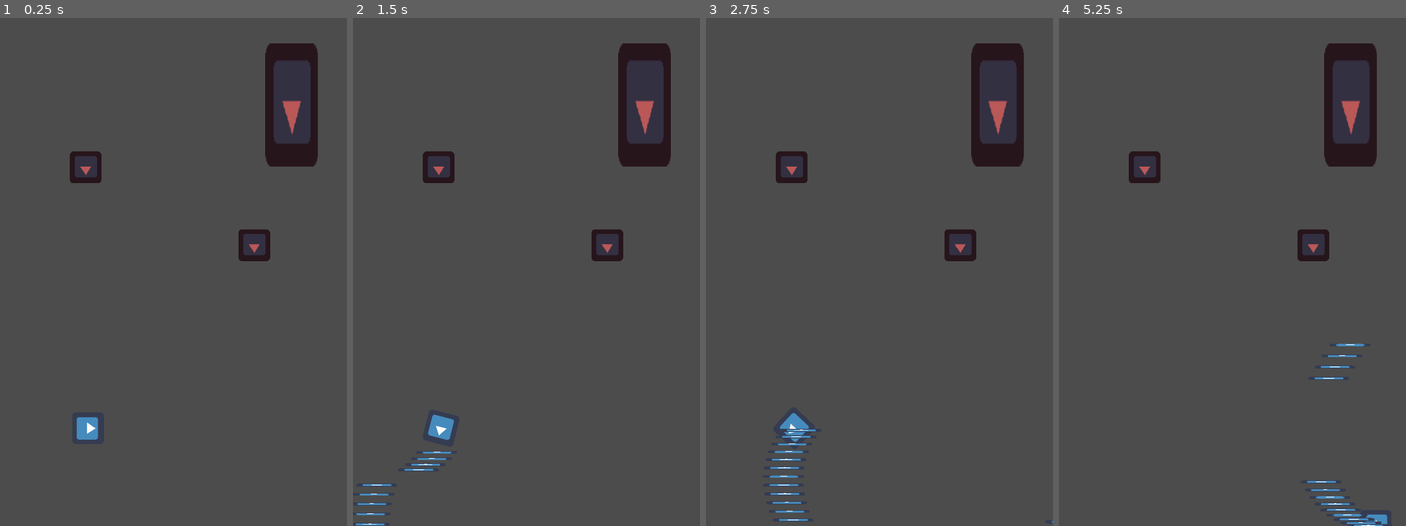
Above: before the commit, frames 1-4 (left to right).
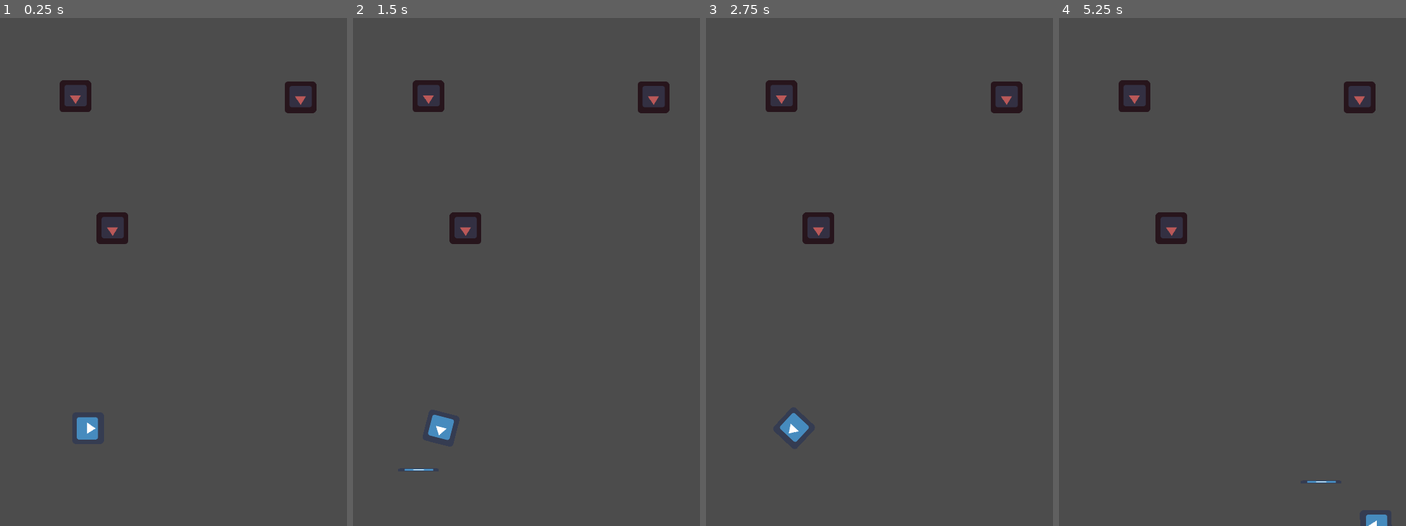
Above: after the commit, the same moments.

Repository: DaVinci789/asteroidblast
Game: Godot game, scene res://world.tscn
Two runs of this game, one before a commit and one after it. Both use one fixed random seed, a clock stepped at 60 frames per second and the inputs below. The engine's default icon, where the game draws it, is replaced by a stand-in: a white triangle on a blue panel in a dark square.
Inputs:
- Up to frame 1 (0.25 s): no input
- Up to frame 2 (1.5 s): tap Enter at 0.5 s; hold Right (ui_right) 0.53-1.28 s; hold Space (ui_select) 0.53-1.28 s; hold Left (ui_left) from 1.28 s (still down); tap Space (ui_select) at 1.35 s
- Up to frame 3 (2.75 s): tap Space (ui_select) at 1.52, 1.82 s; release Left (ui_left) at 2.03 s; hold Right (ui_right) from 2.03 s (still down); hold Space (ui_select) from 2.03 s (still down)
- Up to frame 4 (5.25 s): release Right (ui_right) at 2.78 s; release Space (ui_select) at 2.78 s; hold Up (ui_up) 2.78-3.53 s; tap Space (ui_select) at 2.85, 3.02, 3.32, 4.35, 4.52, 4.82 s; hold Space (ui_select) 3.53-4.28 s; hold Left (ui_left) from 3.53 s (still down); hold Space (ui_select) from 5.03 s (still down)

The runs differ from the first frame. In frame 1, 5.6% of the frame differs, in the area x 17-92%, y 5-48%; in frame 2, 5.8%; in frame 3, 6.0%; in frame 4, 6.0%, in the area x 17-95%, y 5-100%.

Commit message:
Fix spam bullets and add bullet collision.

Diff:
--- /dev/null
+++ b/asteroid.gd
@@ -0,0 +1,19 @@
+extends RigidBody2D
+
+# class member variables go here, for example:
+# var a = 2
+# var b = "textvar"
+
+var screenbuffer = 20
+var screensize = get_viewport_rect().size
+
+func _ready():
+	screensize = get_viewport_rect().size
+	# Called when the node is added to the scene for the first time.
+	# Initialization here
+	pass
+
+func _process(delta):
+	position.x = wrapf(position.x, -screenbuffer, screensize.x + screenbuffer)
+	position.y = wrapf(position.y, -screenbuffer, screensize.y + screenbuffer)
+	pass
--- a/asteroid.tscn
+++ b/asteroid.tscn
@@ -1,39 +1,42 @@
-[gd_scene load_steps=3 format=2]
+[gd_scene load_steps=4 format=2]
 
-[ext_resource path="res://icon.png" type="Texture" id=1]
+[ext_resource path="res://asteroid.gd" type="Script" id=1]
+[ext_resource path="res://icon.png" type="Texture" id=2]
 
-[sub_resource type="CircleShape2D" id=1]
+[sub_resource type="RectangleShape2D" id=1]
 
 custom_solver_bias = 0.0
-radius = 42.0122
+extents = Vector2( 31.6114, 31.7039 )
 
-[node name="asteroid" type="StaticBody2D"]
+[node name="asteroid" type="RigidBody2D" index="0"]
 
 input_pickable = false
 collision_layer = 1
 collision_mask = 1
-constant_linear_velocity = Vector2( 0, 0 )
-constant_angular_velocity = 0.0
+mode = 0
+mass = 1.0
 friction = 1.0
 bounce = 0.0
+gravity_scale = 0.0
+custom_integrator = false
+continuous_cd = 0
+contacts_reported = 0
+contact_monitor = false
+sleeping = false
+can_sleep = true
+linear_velocity = Vector2( 0, 0 )
+linear_damp = -1.0
+angular_velocity = 0.0
+angular_damp = -1.0
+script = ExtResource( 1 )
 
 [node name="texture" type="Sprite" parent="." index="0"]
 
 modulate = Color( 0.730469, 0.348114, 0.348114, 1 )
-texture = ExtResource( 1 )
+texture = ExtResource( 2 )
 flip_v = true
 _sections_unfolded = [ "Offset", "Visibility" ]
 
-[node name="hitbox" type="Area2D" parent="." index="1"]
-
-input_pickable = true
-gravity_vec = Vector2( 0, 1 )
-gravity = 98.0
-linear_damp = 0.1
-angular_damp = 1.0
-audio_bus_override = false
-audio_bus_name = "Master"
-
-[node name="CollisionShape2D" type="CollisionShape2D" parent="hitbox" index="0"]
+[node name="CollisionShape2D" type="CollisionShape2D" parent="." index="1"]
 
 shape = SubResource( 1 )
--- a/lazer.tscn
+++ b/lazer.tscn
@@ -35,18 +35,8 @@
 scale = Vector2( 1.28178, 0.0928744 )
 texture = ExtResource( 1 )
 
-[node name="hitbox" type="Area2D" parent="." index="1"]
+[node name="hitbox" type="CollisionShape2D" parent="." index="1"]
 
 position = Vector2( 9.01698, -0.589195 )
 scale = Vector2( 1.28178, 0.0928744 )
-input_pickable = true
-gravity_vec = Vector2( 0, 1 )
-gravity = 98.0
-linear_damp = 0.1
-angular_damp = 1.0
-audio_bus_override = false
-audio_bus_name = "Master"
-
-[node name="CollisionShape2D" type="CollisionShape2D" parent="hitbox" index="0"]
-
 shape = SubResource( 1 )
--- a/ship.gd
+++ b/ship.gd
@@ -21,7 +21,6 @@
 
 func _ready():
 	screensize = get_viewport_rect().size
-	$lazer.connect("hurt",self,"_draw")
 	# Called when the node is added to the scene for the first time.
 	# Initialization here
 	pass
@@ -54,11 +53,14 @@
 	position.x = wrapf(position.x, -screenbuffer, screensize.x + screenbuffer)
 	position.y = clamp(position.y, 0, screensize.y)
 
-	if Input.is_action_pressed("ui_select"):
+	if Input.is_action_just_pressed("ui_select") && $hitdelay.is_stopped():
 		print("firing")
+		$hitdelay.start()
 		shoot()
+		if $lazer.is_colliding():
+			print($lazer.get_collider())
 
-
+	print($hitdelay.get_time_left())
 
 # if we add this back, add the Timer node back as a root of the hitbox (Raycast) node
 #		if $lazer.is_colliding():
--- a/ship.tscn
+++ b/ship.tscn
@@ -8,7 +8,7 @@
 custom_solver_bias = 0.0
 extents = Vector2( 31.7116, 31.6704 )
 
-[node name="ship" type="KinematicBody2D" index="0"]
+[node name="ship" type="KinematicBody2D"]
 
 input_pickable = false
 collision_layer = 1
@@ -33,16 +33,13 @@
 collision_mask = 1
 _sections_unfolded = [ "Transform" ]
 
-[node name="hitbox" type="Area2D" parent="." index="2"]
+[node name="hitdelay" type="Timer" parent="." index="2"]
 
-input_pickable = true
-gravity_vec = Vector2( 0, 1 )
-gravity = 98.0
-linear_damp = 0.1
-angular_damp = 1.0
-audio_bus_override = false
-audio_bus_name = "Master"
+process_mode = 1
+wait_time = 0.6
+one_shot = true
+autostart = false
 
-[node name="CollisionShape2D" type="CollisionShape2D" parent="hitbox" index="0"]
+[node name="CollisionShape2D" type="CollisionShape2D" parent="." index="3"]
 
 shape = SubResource( 1 )
--- a/world.tscn
+++ b/world.tscn
@@ -8,19 +8,17 @@
 [node name="ship" parent="." index="0" instance=ExtResource( 1 )]
 
 position = Vector2( 176.698, 826.767 )
-MAXSPEED = 450
-rot_speed = 190
 lazer_speed = 1000
 
 [node name="asteroid" parent="." index="1" instance=ExtResource( 2 )]
 
-position = Vector2( 171.8, 301.403 )
+position = Vector2( 151, 158 )
 
 [node name="asteroid2" parent="." index="2" instance=ExtResource( 2 )]
 
-position = Vector2( 512.386, 458.133 )
+position = Vector2( 226, 424 )
 
 [node name="asteroid3" parent="." index="3" instance=ExtResource( 2 )]
 
-position = Vector2( 588.259, 175.327 )
-scale = Vector2( 1.66486, 3.8966 )
+position = Vector2( 605.88, 159.913 )
+scale = Vector2( 2.68373, 2.5598 )
